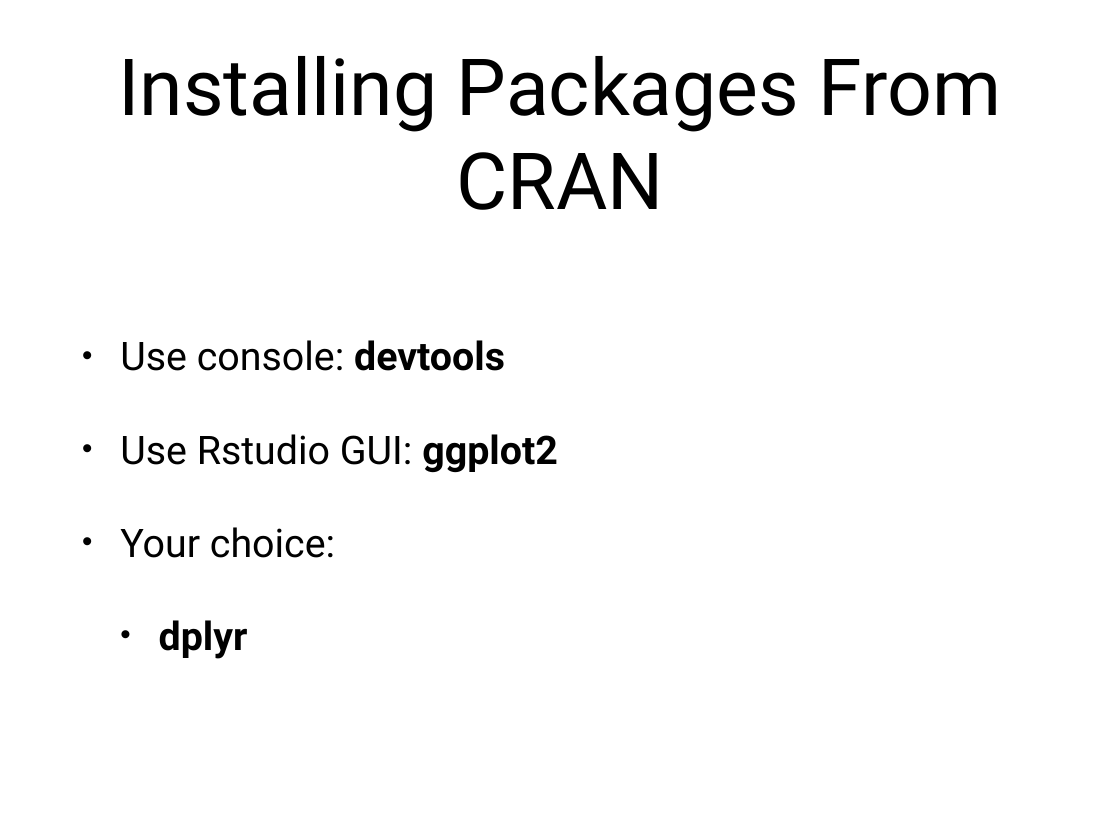
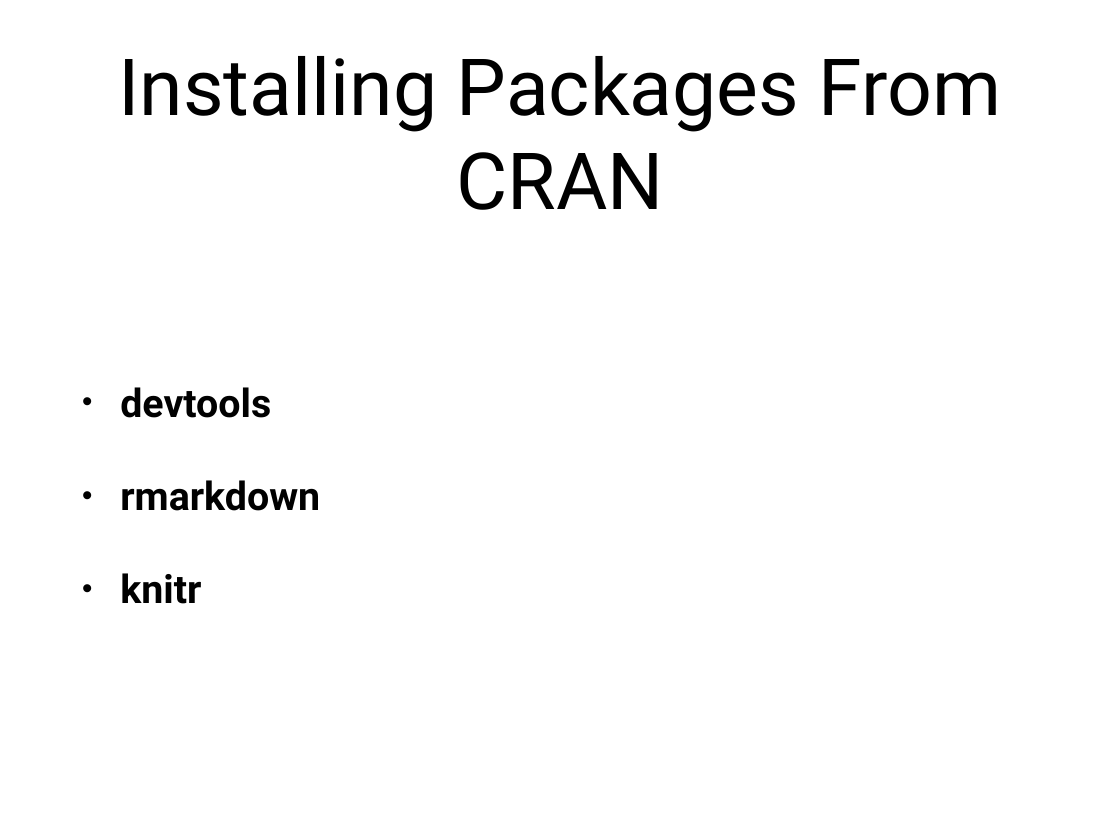
Before and after one commit to nvenkataraman1/RProgrammingWorkshop, a slide deck: slide 12 of sessions/w1/Week1.pptx (slide 15 before the commit). Drawn at 1120x840 pixels with LibreOffice and Linux fonts; fonts in the diff are those of the drawing. Boxes give left, top, right and bottom in pixels: in the first picture for what was removed or moved away, otherwise in the second. Text is boxed around its words. In the diff, an @@ line names an element or a change of style, - is before the commit and + after.

```diff
--- a/sessions/w1/Week1.pptx
+++ b/sessions/w1/Week1.pptx
@@ text at box(120, 387, 320, 604): text changed; bold on @@
-• Use console: devtools
-• Use Rstudio GUI: ggplot2
-• Your choice:
-  • dplyr
+• devtools
+• rmarkdown
+• knitr
```
Also in this commit, not shown: 9 other slides changed, 2 slides added, 8 slides removed, 1 other file.
